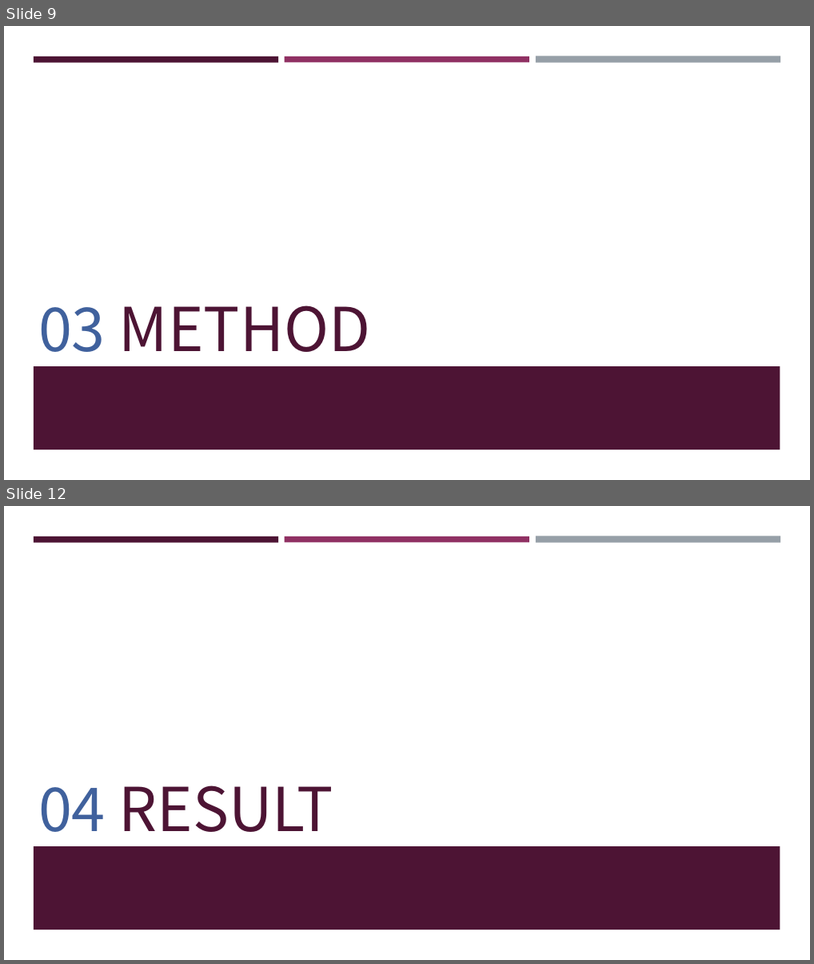
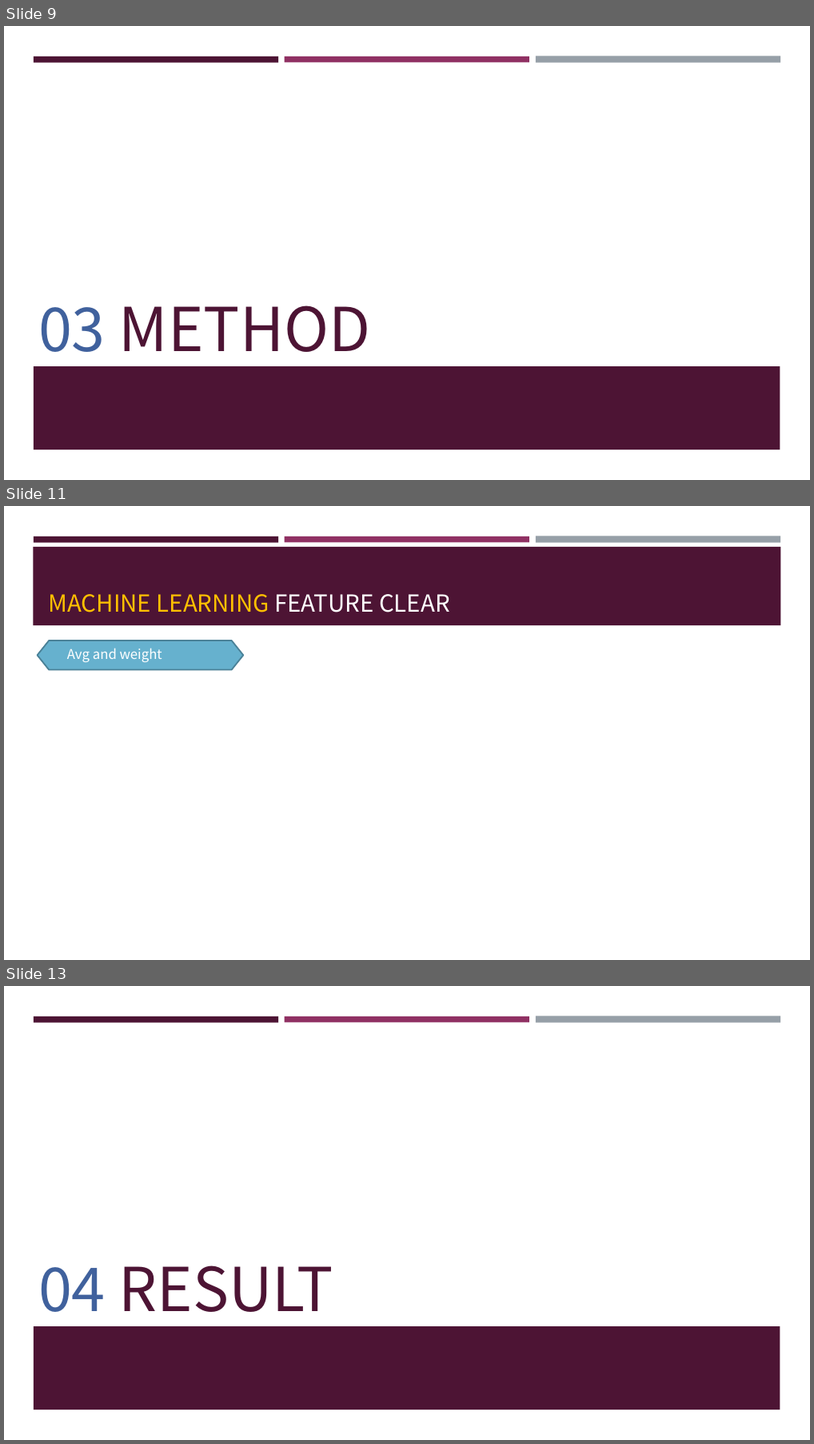
Before and after one commit to frankye1000/NYCU-DigitalMedicine, a slide deck: Case_Presentation_1/ppt/case1.pptx. Shown one above the other, each under a label of ours: slides 9 and 12 before the commit, slides 9, 11 and 13 after it; the slides between them are not shown. The pictures are 814x964 and 814x1444 pixels, drawn with LibreOffice and Linux fonts; fonts in the diff are those of the drawing. Boxes give left, top, right and bottom in pixels: in the first picture for what was removed or moved away, otherwise in the second. Text is boxed around its words. In the diff, an @@ line names an element or a change of style, - is before the commit and + after.

```diff
--- a/Case_Presentation_1/ppt/case1.pptx
+++ b/Case_Presentation_1/ppt/case1.pptx
@@ slide 11 added at [4, 506, 810, 960], background #FFFFFF; not listed: 3 template elements that a slide beside it also shows @@
@@ rectangle added at [33, 547, 782, 625], fill #4D1434 @@
@@ title added at [49, 594, 450, 612], 28 pt, text #FFC000 @@
+MACHINE LEARNING FEATURE CLEAR
@@ hexagon added at [38, 640, 243, 669], fill #66B1CE, outline #4B8398 1.75 pt @@
@@ text added at [67, 648, 162, 662], 16 pt, text #FFFFFF @@
+Avg and weight
@@ what was slide 12 is now slide 13 @@
```
Also in this commit, not shown: 5 slides changed, 2 other slides added, 1 slide removed, 3 other files.
